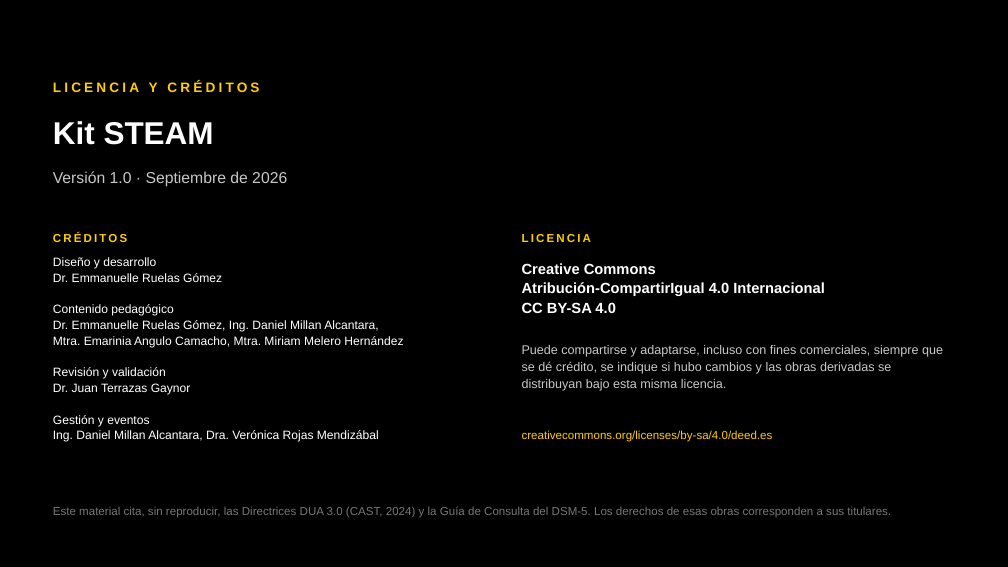
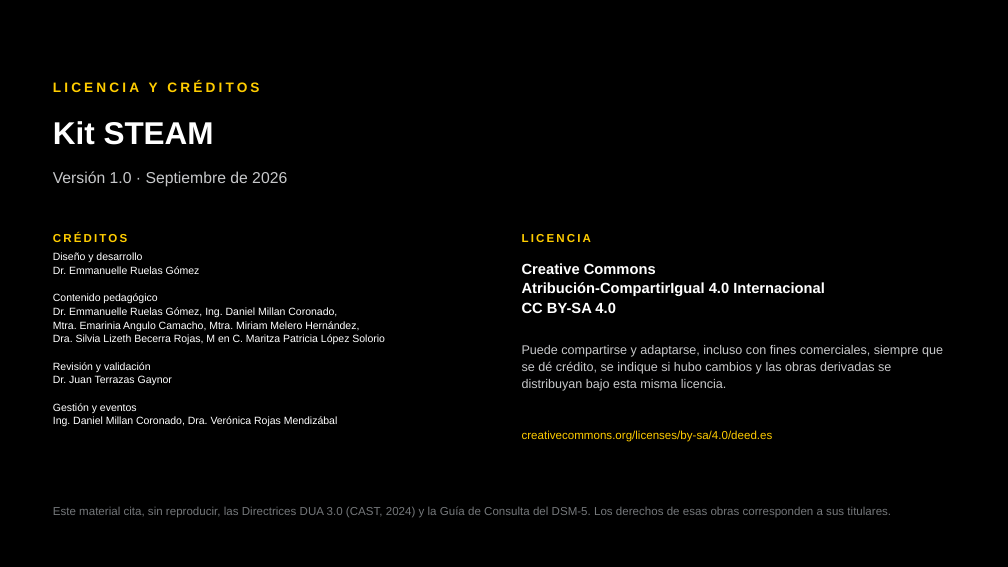
Before and after one commit to eruelas-cetys/steam, a slide deck: slide 20 of 04-capacitacion/Capacitacion-Evaluadores-Rubrica-STEAM.pptx. Drawn at 1008x567 pixels with LibreOffice and Linux fonts; fonts in the diff are those of the drawing. Boxes give left, top, right and bottom in pixels: in the first picture for what was removed or moved away, otherwise in the second. Text is boxed around its words. In the diff, an @@ line names an element or a change of style, - is before the commit and + after.

```diff
--- a/04-capacitacion/Capacitacion-Evaluadores-Rubrica-STEAM.pptx
+++ b/04-capacitacion/Capacitacion-Evaluadores-Rubrica-STEAM.pptx
@@ text at (x1=53, y1=252, x2=200, y2=413): size 11.5 to 10 pt in "Diseño y desarrollo", "Dr. Emmanuelle Ruelas Gómez", "Contenido pedagógico", "Revisión y validación" and 2 more places; line spacing 15pt to 13pt @@
@@ text at (x1=53, y1=307, x2=385, y2=344): text changed; size 11.5 to 10 pt @@
-Dr. Emmanuelle Ruelas Gómez, Ing. Daniel Millan Alcantara,
-Mtra. Emarinia Angulo Camacho, Mtra. Miriam Melero Hernández
+Dr. Emmanuelle Ruelas Gómez, Ing. Daniel Millan Coronado,
+Mtra. Emarinia Angulo Camacho, Mtra. Miriam Melero Hernández,
+Dra. Silvia Lizeth Becerra Rojas, M en C. Maritza Patricia López Solorio
@@ text at (x1=53, y1=416, x2=338, y2=426): text changed; size 11.5 to 10 pt @@
-Ing. Daniel Millan Alcantara, Dra. Verónica Rojas Mendizábal
+Ing. Daniel Millan Coronado, Dra. Verónica Rojas Mendizábal
```
Also in this commit, not shown: 20 other files.
